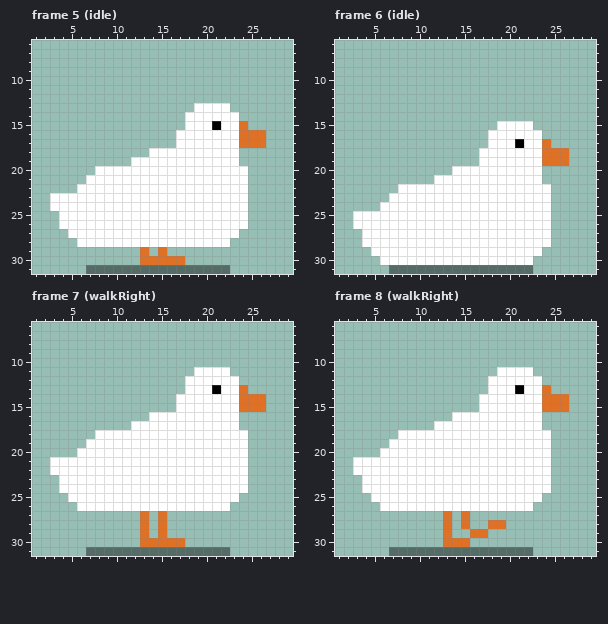
A pixel-art file gets an edit: DuckGame/Assets/models/chars/duck2/duckV2.aseprite. Above is the file before it was changed.
32x32 pixels, 18 frames. Shown: frame 5 (idle): x 1..29, y 6..31; frame 6 (idle): x 1..29, y 6..31; frame 7 (walkRight): x 1..29, y 6..31; frame 8 (walkRight): x 1..29, y 6..31. The commit also changed other frames, which this record leaves out.
The same view after the edit:
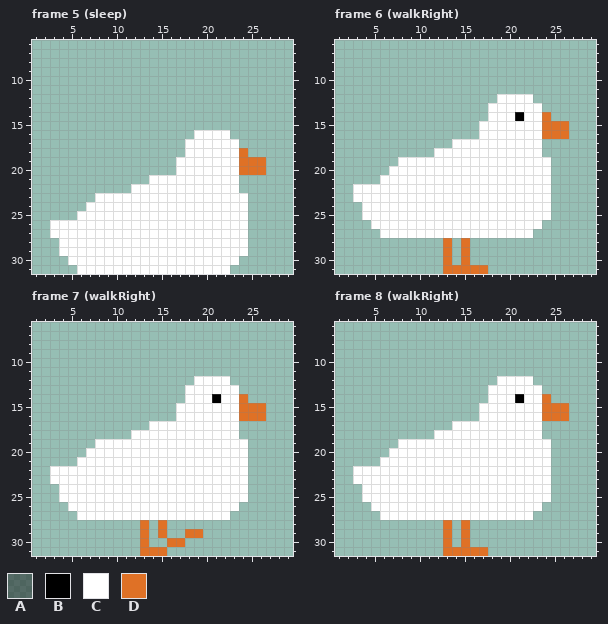
Palette (. is transparent): A #0000006f  B #000000  C #ffffff  D #df7126
Diff:
Frame 5 (sleep):
y 13: x 19..22 CCCC -> ....
y 14: x 18..23 CCCCCC -> ......
y 15: x 18..24 CCCBCCD -> .......
y 16: x 17..18 CC -> ..; x 23..26 CDDD -> ....
y 17: x 17 C -> .; x 24..26 DDD -> ...
y 18: x 14..17 CCCC -> ....; x 24 . -> D
y 19: x 12..16 CCCCC -> .....; x 24..26 ... -> DDD
y 20: x 8..16 CCCCCCCCC -> .........; x 24..26 C.. -> DDD
y 21: x 7..13 CCCCCCC -> .......; x 24 C -> .
y 22: x 6..11 CCCCCC -> ......; x 24 C -> .
y 23: x 3..7 CCCCC -> .....
y 24: x 3..6 CCCC -> ....
y 25: x 4..5 CC -> ..
y 26: x 3 . -> C
y 27: x 3..4 .. -> CC; x 24 . -> C
y 28: x 4..5 .. -> CC; x 23..24 .. -> CC
y 29: x 4..24 .........D.D......... -> CCCCCCCCCCCCCCCCCCCCC
y 30: x 5..23 ........DDDDD...... -> CCCCCCCCCCCCCCCCCCC
y 31: x 6..22 .AAAAAAAAAAAAAAAA -> CCCCCCCCCCCCCCCCC
Frame 6 (walkRight):
y 12: x 19..22 .... -> CCCC
y 13: x 18..23 ...... -> CCCCCC
y 14: x 18..24 ....... -> CCCBCCD
y 15: x 17..18 .. -> CC; x 23..26 .... -> CDDD
y 16: x 17 . -> C; x 24..26 ... -> DDD
y 17: x 14..17 .... -> CCCC; x 21 B -> C; x 24 D -> .
y 18: x 12..16 ..... -> CCCCC; x 24..26 DDD -> ...
y 19: x 8..16 ......... -> CCCCCCCCC; x 24..26 DDD -> C..
y 20: x 7..13 ....... -> CCCCCCC; x 24 . -> C
y 21: x 6..11 ...... -> CCCCCC; x 24 . -> C
y 22: x 3..7 ..... -> CCCCC
y 23: x 3..6 .... -> CCCC
y 24: x 4..5 .. -> CC
y 25: x 3 C -> .
y 26: x 3..4 CC -> ..; x 24 C -> .
y 27: x 4..5 CC -> ..; x 23..24 CC -> ..
y 28: x 4..24 CCCCCCCCCCCCCCCCCCCCC -> .........D.D.........
y 29: x 5..23 CCCCCCCCCCCCCCCCCCC -> ........D.D........
y 30: x 6..22 CCCCCCCCCCCCCCCCC -> .......D.D.......
y 31: x 7..22 AAAAAAAAAAAAAAAA -> ......DDDDD.....
Frame 7 (walkRight):
y 11: x 19..22 CCCC -> ....
y 12: x 18 C -> .; x 23 C -> .
y 13: x 21 B -> C; x 24 D -> .
y 14: x 17 C -> .; x 21 C -> B; x 25..26 DD -> ..
y 16: x 14..16 CCC -> ...; x 24..26 ... -> DDD
y 17: x 12..13 CC -> ..
y 18: x 8..11 CCCC -> ....; x 24 C -> .
y 19: x 7 C -> .
y 20: x 6 C -> .
y 21: x 3..5 CCC -> ...
y 23: x 3 . -> C
y 25: x 4 . -> C; x 24 . -> C
y 26: x 5 . -> C; x 23 . -> C
y 27: x 6..22 .......D.D....... -> CCCCCCCCCCCCCCCCC
y 29: x 18..19 .. -> DD
y 30: x 14..15 DD -> ..
y 31: x 7..22 AAAAAAAAAAAAAAAA -> ......DDD.......
Frame 8 (walkRight):
y 11: x 19..22 CCCC -> ....
y 12: x 18 C -> .; x 23 C -> .
y 13: x 21 B -> C; x 24 D -> .
y 14: x 17 C -> .; x 21 C -> B; x 25..26 DD -> ..
y 16: x 14..16 CCC -> ...; x 24..26 ... -> DDD
y 17: x 12..13 CC -> ..
y 18: x 8..11 CCCC -> ....; x 24 C -> .
y 19: x 7 C -> .
y 20: x 6 C -> .
y 21: x 3..5 CCC -> ...
y 23: x 3 . -> C
y 25: x 4 . -> C; x 24 . -> C
y 26: x 5 . -> C; x 23 . -> C
y 27: x 6..22 .......D.D....... -> CCCCCCCCCCCCCCCCC
y 28: x 18..19 DD -> ..
y 29: x 15..17 .DD -> D..
y 30: x 14 D -> .
y 31: x 7..22 AAAAAAAAAAAAAAAA -> ......DDDDD.....
Where, in picture pixels (left, top, right, bottom), the same in both pictures:
changed: (50, 103, 266, 274)
changed: (353, 94, 569, 274)
changed: (50, 367, 266, 556)
changed: (353, 367, 569, 556)
